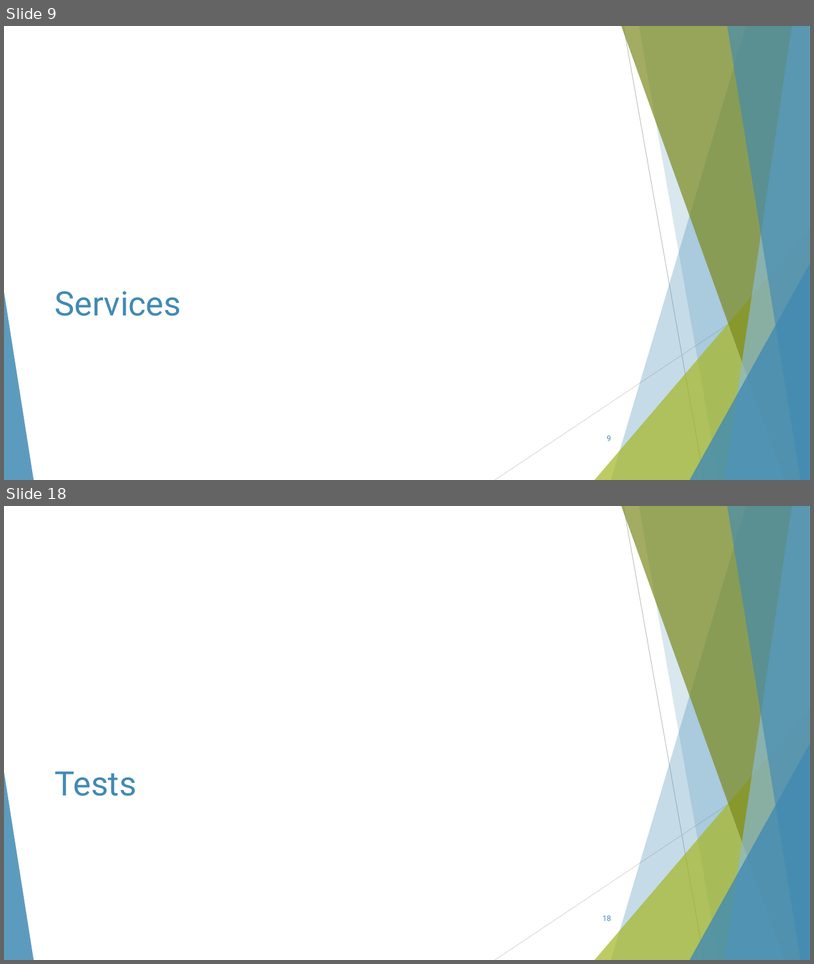
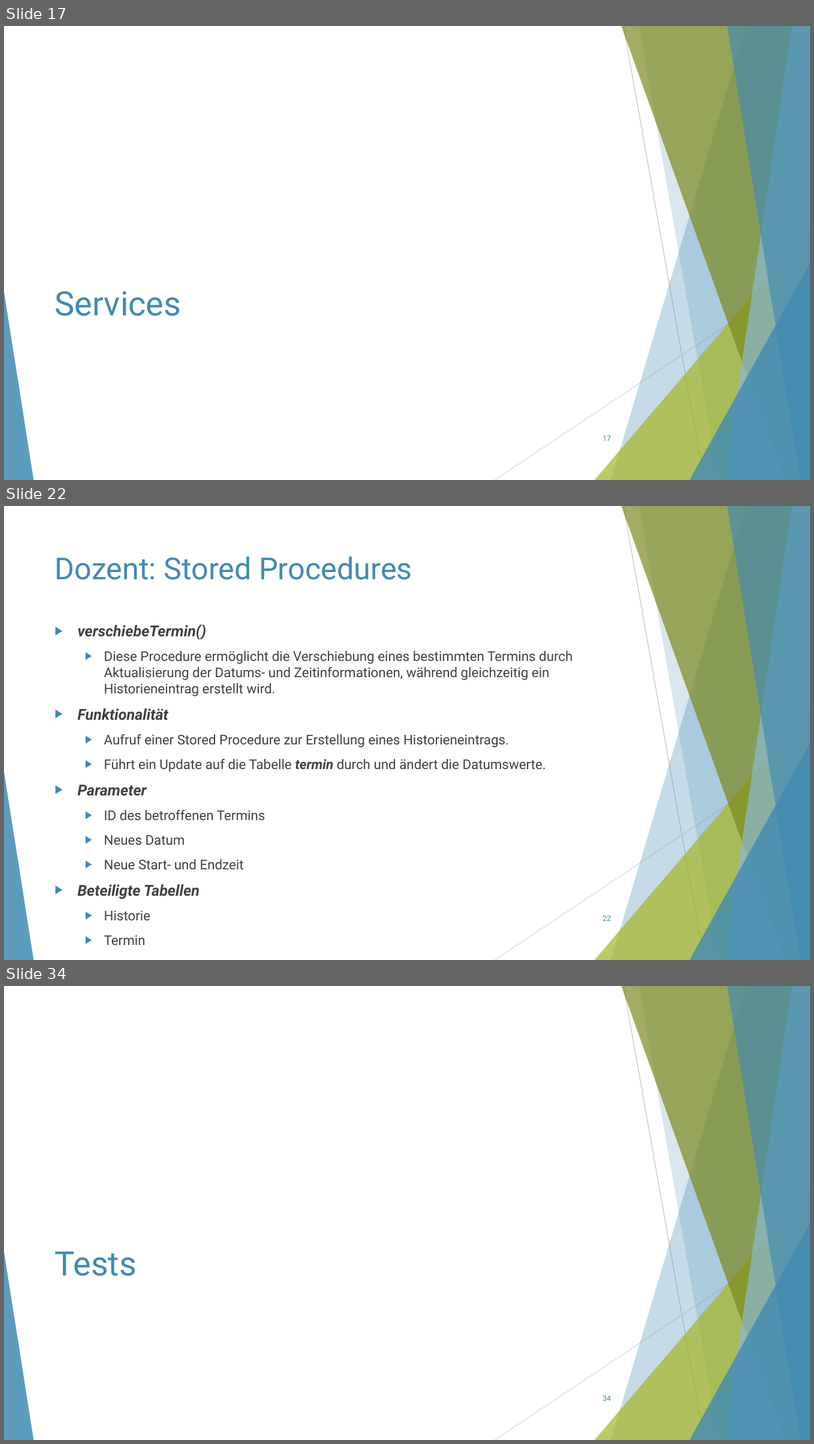
Before and after one commit to ThorbenKonopka/db_WS23_24, a slide deck: Präsentation/Präsentation.pptx. Shown one above the other, each under a label of ours: slides 9 and 18 before the commit, slides 17, 22 and 34 after it; the slides between them are not shown. The pictures are 814x964 and 814x1444 pixels, drawn with LibreOffice and Linux fonts; fonts in the diff are those of the drawing. Boxes give left, top, right and bottom in pixels: in the first picture for what was removed or moved away, otherwise in the second. Text is boxed around its words. In the diff, an @@ line names an element or a change of style, - is before the commit and + after.

```diff
--- a/Präsentation/Präsentation.pptx
+++ b/Präsentation/Präsentation.pptx
@@ slide 22 added at bbox=[4, 506, 810, 960], background #FFFFFF; not listed: 10 template elements that a slide beside it also shows @@
@@ title added at bbox=[55, 556, 413, 580], 36 pt, text #418AB3 @@
+Dozent: Stored Procedures
@@ text added at bbox=[78, 624, 573, 945], 16 pt, text #404040 @@
+▶ verschiebeTermin()
+  ▶ Diese Procedure ermöglicht die Verschiebung eines bestimmten Termins durch Aktualisierung der Datums- und Zeitinformationen, während gleichzeitig ein Historieneintrag erstellt wird.
+▶ Funktionalität
+  ▶ Aufruf einer Stored Procedure zur Erstellung eines Historieneintrags.
+  ▶ Führt ein Update auf die Tabelle termin durch und ändert die Datumswerte.
+▶ Parameter
+  ▶ ID des betroffenen Termins
+  ▶ Neues Datum
+  ▶ Neue Start- und Endzeit
+▶ Beteiligte Tabellen
+  ▶ Historie
+  ▶ Termin
@@ page number added at bbox=[603, 915, 611, 921], 9 pt, text #418AB3 @@
+22
@@ what was slide 9 is now slide 17 @@
@@ page number at bbox=[603, 435, 611, 441]: text changed @@
-9
+17
@@ what was slide 18 is now slide 34 @@
@@ page number at bbox=[603, 1395, 611, 1401]: text changed @@
-18
+34
```
Also in this commit, not shown: 7 slides changed, 20 other slides added, 5 slides removed.
